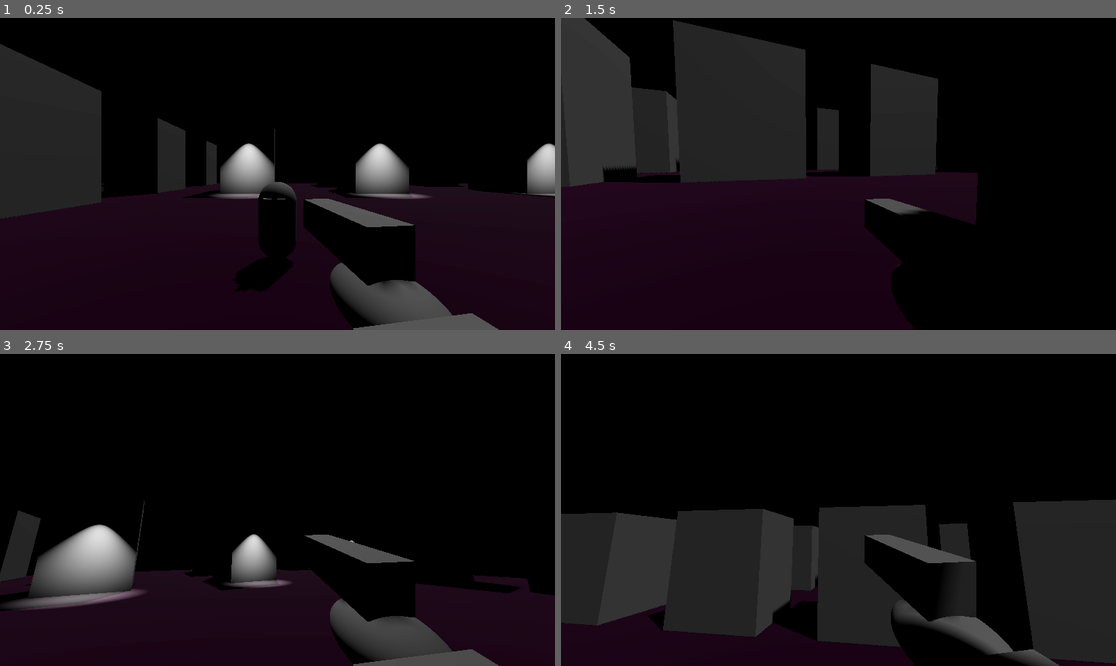
Above: before the commit, frames 1-4 (two rows, left to right).
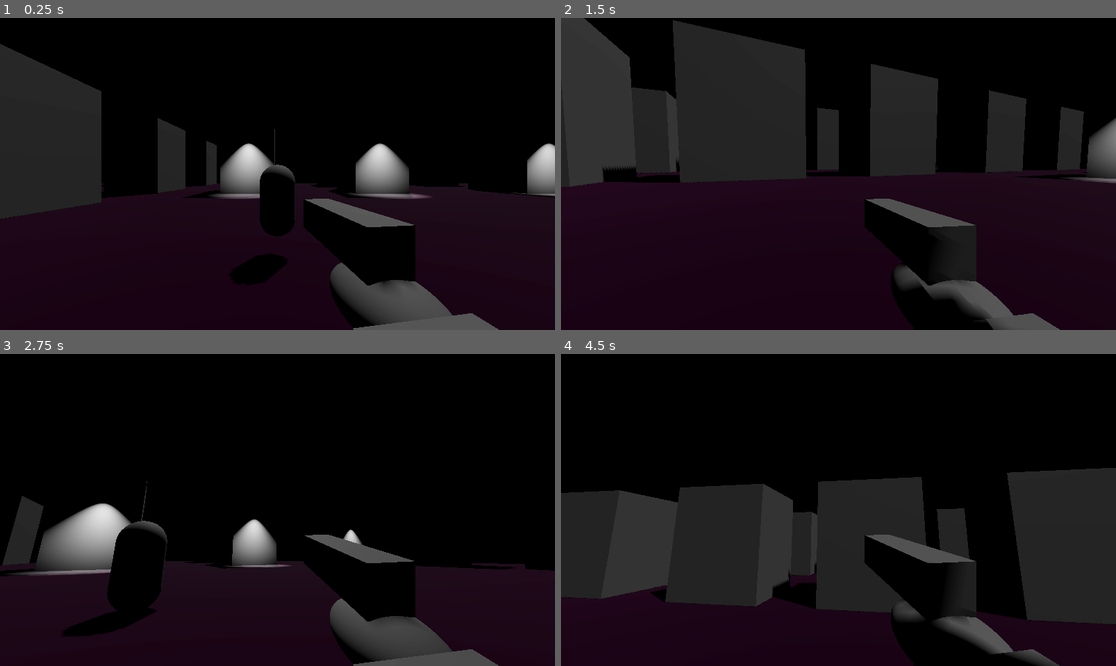
Above: after the commit, the same moments.

Repository: jrunion/git_2025fps
Game: Godot game, scene res://level_1.tscn
Same seed, same stepped clock (60 frames per second), same inputs: the game is played once before the commit and once after it.
Inputs (mouse positions are in pixels of both pictures, inside the frame that each line leads up to):
- Up to frame 1 (0.25 s): no input
- Up to frame 2 (1.5 s): tap Enter (ui_accept) at 0.5, 0.77 s; move the mouse to (866, 174) at 0.52 s; move the mouse to (810, 174) at 1.27 s
- Up to frame 3 (2.75 s): tap Enter (ui_accept) at 1.52 s; move the mouse to (288, 503) at 2.02 s
- Up to frame 4 (4.5 s): move the mouse to (832, 516) at 2.77 s; tap Enter (ui_accept) at 3.02, 3.77, 4.25 s; move the mouse to (877, 513) at 3.52 s; move the mouse to (794, 506) at 4.27 s

The runs differ from the first frame. In frame 1, 1.0% of the frame differs, in the area x 41-54%, y 46-84%; in frame 2, 17%, in the area x 2-100%, y 0-100%; in frame 3, 10%; in frame 4, 16%.

Commit message:
Started work on enemy states

Diff:
--- a/Scripts/enemy.gd
+++ b/Scripts/enemy.gd
@@ -4,6 +4,7 @@
 
 
 const SPEED = 4
+const WEIGHT = 5
 
 @export var player_path : NodePath
 
@@ -17,11 +18,21 @@
 
 
 #called every frame
-func _process(_delta):
+func _process(delta):
 	velocity = Vector3.ZERO
 	nav_agent.set_target_position(player.global_transform.origin)
+
 	var next_nav_point = nav_agent.get_next_path_position()
-	velocity = (next_nav_point - global_transform.origin).normalized() * SPEED
+	if detectedPlayer:
+		velocity = (next_nav_point - global_transform.origin).normalized() * SPEED
+		look_at(Vector3(player.global_position.x, global_position.y, player.global_position.z), Vector3.UP)
+
+	if not is_on_floor():
+		velocity += get_gravity() * delta * WEIGHT
+
 	move_and_slide()
 
-	look_at(Vector3(player.global_position.x, global_position.y, player.global_position.z), Vector3.UP)
+
+
+#func _physics_process(delta: float) -> void:
+	# Add the gravity.
Not shown, added: level_1.tscn58156865745.tmp
